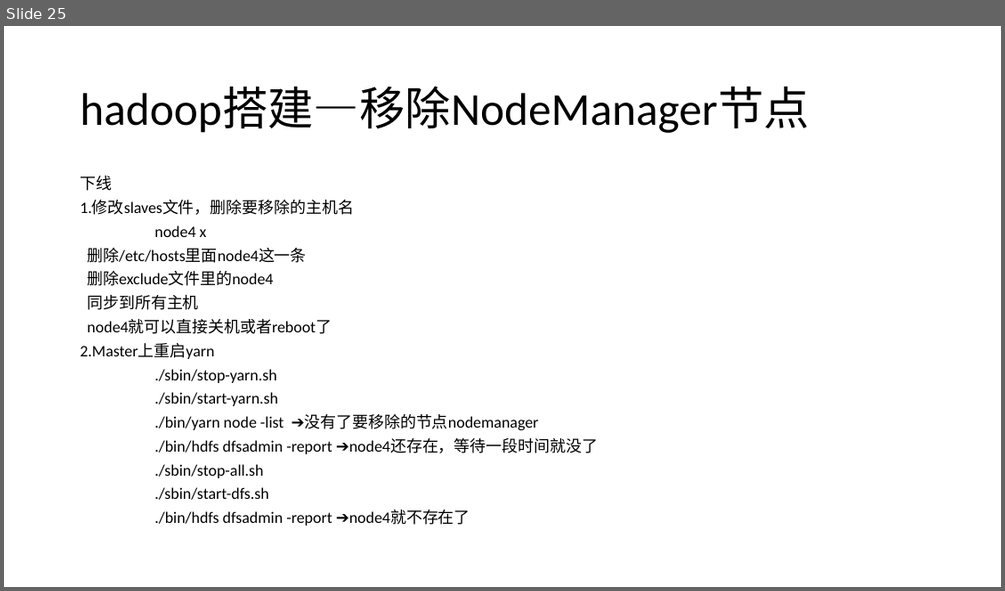
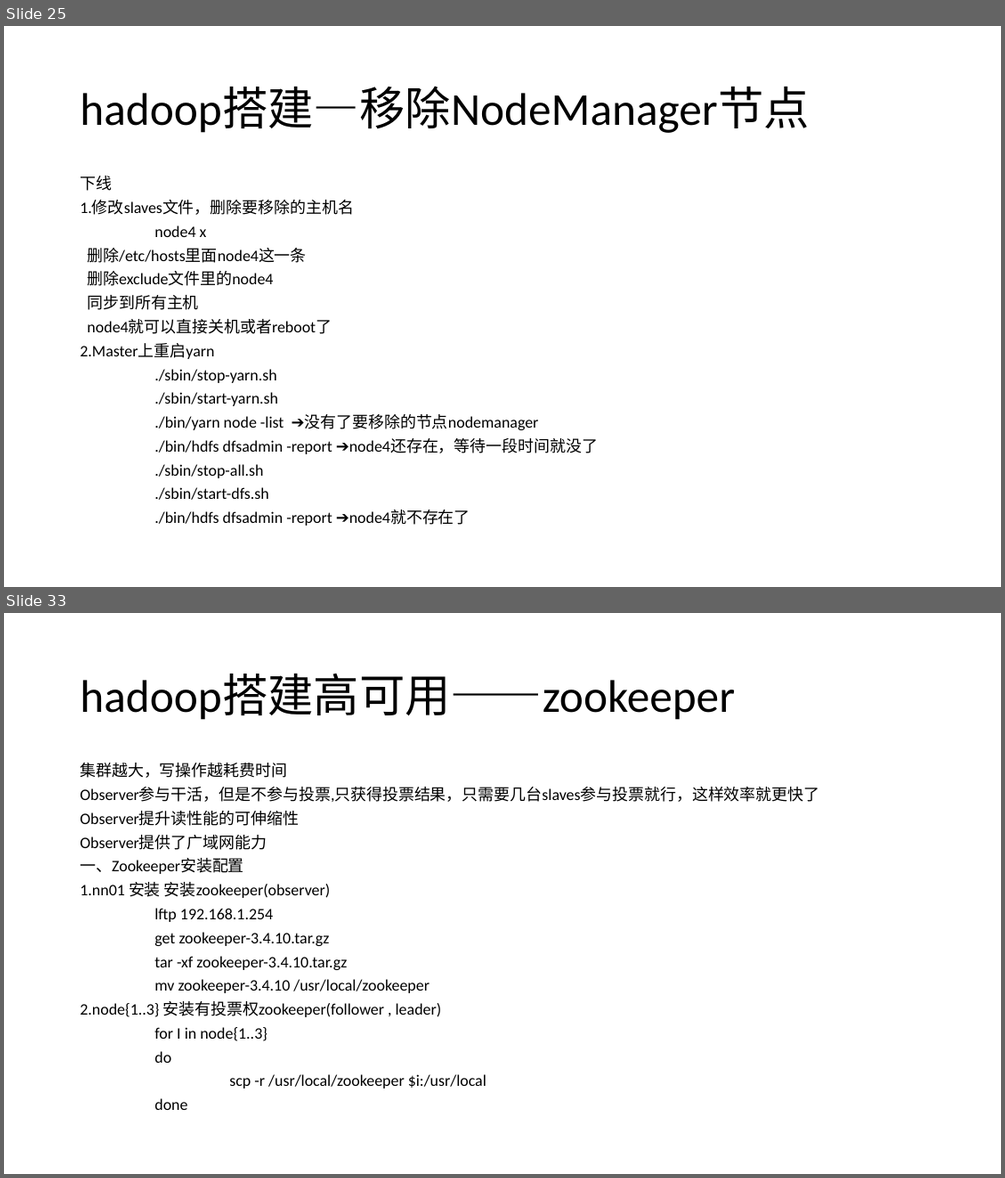
Before and after one commit to MX-Steve/nsd01, a slide deck: bixiejianpu/hadoop/bigData.pptx. Shown one above the other, each under a label of ours: slide 25 before the commit, slides 25 and 33 after it; the slides between them are not shown. The pictures are 1005x591 and 1005x1178 pixels, drawn with LibreOffice and Linux fonts; fonts in the diff are those of the drawing. Boxes give left, top, right and bottom in pixels: in the first picture for what was removed or moved away, otherwise in the second. Text is boxed around its words. In the diff, an @@ line names an element or a change of style, - is before the commit and + after.

```diff
--- a/bixiejianpu/hadoop/bigData.pptx
+++ b/bixiejianpu/hadoop/bigData.pptx
@@ slide 33 added at bbox=[4, 613, 1001, 1174], background #FFFFFF @@
@@ title added at bbox=[80, 674, 735, 720], 44 pt, text #000000 @@
+hadoop搭建高可用——zookeeper
@@ text added at bbox=[80, 763, 819, 1110], 15.4 pt, text #000000 @@
+集群越大，写操作越耗费时间
+Observer参与干活，但是不参与投票,只获得投票结果，只需要几台slaves参与投票就行，这样效率就更快了
+Observer提升读性能的可伸缩性
+Observer提供了广域网能力
+一、Zookeeper安装配置
+1.nn01 安装 安装zookeeper(observer)
+lftp 192.168.1.254
+get zookeeper-3.4.10.tar.gz
+tar -xf zookeeper-3.4.10.tar.gz
+mv zookeeper-3.4.10 /usr/local/zookeeper
+2.node{1..3} 安装有投票权zookeeper(follower , leader)
+for I in node{1..3}
+do
+scp -r /usr/local/zookeeper $i:/usr/local
+done
```
Also in this commit, not shown: 5 slides changed, 8 other slides added.
